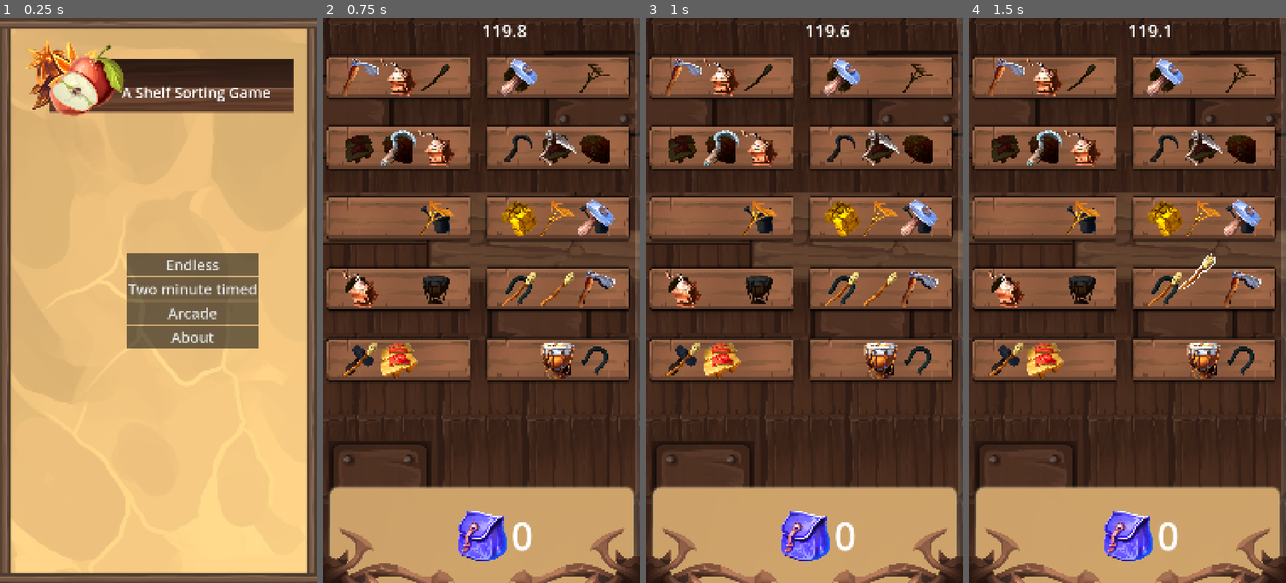
Above: before the commit, frames 1-4 (left to right).
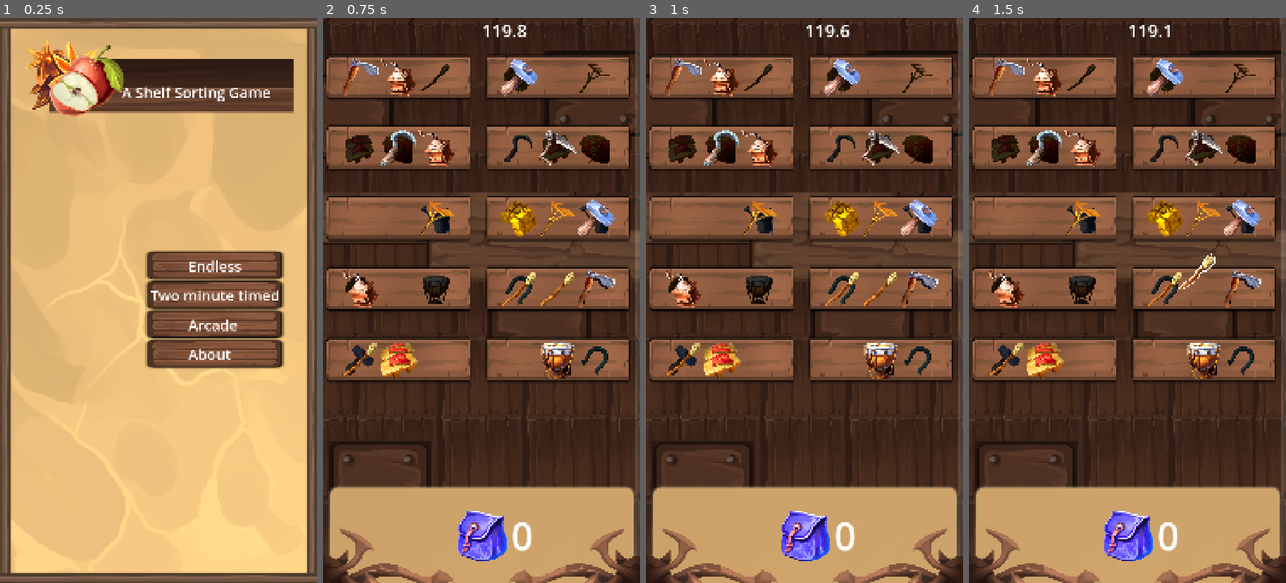
Above: after the commit, the same moments.

Repository: andrewcrisp/shelfsortinggame
Game: Godot game, scene res://scenes/game.tscn
Same seed, same stepped clock (60 frames per second), same inputs: the game is played once before the commit and once after it.
Inputs (mouse positions are in pixels of both pictures, inside the frame that each line leads up to):
- Up to frame 1 (0.25 s): no input
- Up to frame 2 (0.75 s): click (516, 289) at 0.5 s, where only the run before the commit has a clickable "Two minute timed"
- Up to frame 3 (1 s): no input
- Up to frame 4 (1.5 s): move the mouse to (1197, 272) at 1.27 s; press the mouse at (1197, 272) at 1.28 s

The runs differ from the first frame. In frame 1, 7.7% of the frame differs, in the area x 40-90%, y 41-62%; in frame 2, nothing differs; in frame 3, nothing differs; in frame 4, nothing differs.

Commit message:
Make start menu buttons into textures

Diff:
--- a/project.godot
+++ b/project.godot
@@ -18,6 +18,10 @@
 [autoload]
 
 Globals="*res://scripts/Globals.gd"
+
+[debug]
+
+gdscript/warnings/integer_division=0
 
 [display]
 
--- a/scenes/menus/starting_menu.tscn
+++ b/scenes/menus/starting_menu.tscn
@@ -1,6 +1,7 @@
-[gd_scene load_steps=2 format=3 uid="uid://cb0bwa4vxe8rc"]
+[gd_scene load_steps=3 format=3 uid="uid://cb0bwa4vxe8rc"]
 
 [ext_resource type="Script" uid="uid://4jlhnrt30nd2" path="res://scripts/starting_menu.gd" id="1_awdct"]
+[ext_resource type="PackedScene" uid="uid://vo1vo0ydaemw" path="res://scenes/ui/mode_button.tscn" id="3_pd0ss"]
 
 [node name="Level" type="Node2D"]
 script = ExtResource("1_awdct")
@@ -30,23 +31,18 @@
 grow_horizontal = 0
 grow_vertical = 2
 
-[node name="EndlessModeButton" type="Button" parent="Control/Menu"]
-layout_mode = 2
-theme_override_font_sizes/font_size = 50
-text = "Endless"
+[node name="EndlessModeButton" parent="Control/Menu" instance=ExtResource("3_pd0ss")]
+position = Vector2(300, 0)
+label = "Endless"
 
-[node name="TimedModeButton" type="Button" parent="Control/Menu"]
-layout_mode = 2
-theme_override_font_sizes/font_size = 50
-text = "Two minute timed
-"
+[node name="TimedModeButton" parent="Control/Menu" instance=ExtResource("3_pd0ss")]
+position = Vector2(300, 100)
+label = "Two minute timed"
 
-[node name="ArcadeModeButton" type="Button" parent="Control/Menu"]
-layout_mode = 2
-theme_override_font_sizes/font_size = 50
-text = "Arcade"
+[node name="ArcadeModeButton" parent="Control/Menu" instance=ExtResource("3_pd0ss")]
+position = Vector2(300, 200)
+label = "Arcade"
 
-[node name="AboutButton" type="Button" parent="Control/Menu"]
-layout_mode = 2
-theme_override_font_sizes/font_size = 50
-text = "About"
+[node name="AboutButton" parent="Control/Menu" instance=ExtResource("3_pd0ss")]
+position = Vector2(300, 300)
+label = "About"
--- /dev/null
+++ b/scenes/ui/mode_button.tscn
@@ -0,0 +1,38 @@
+[gd_scene load_steps=5 format=3 uid="uid://vo1vo0ydaemw"]
+
+[ext_resource type="Script" uid="uid://dvohwe5ruu68t" path="res://scripts/ui/mode_button.gd" id="1_pyqoi"]
+[ext_resource type="Texture2D" uid="uid://b2ehi60b88amq" path="res://assets/decor/s_09.png" id="2_p18f0"]
+
+[sub_resource type="LabelSettings" id="LabelSettings_tm883"]
+line_spacing = 0.0
+font_size = 50
+
+[sub_resource type="RectangleShape2D" id="RectangleShape2D_pyqoi"]
+resource_local_to_scene = true
+size = Vector2(452, 94)
+
+[node name="ModeButton" type="Node2D"]
+script = ExtResource("1_pyqoi")
+
+[node name="Sprite2D" type="Sprite2D" parent="."]
+scale = Vector2(0.6, 0.3)
+texture = ExtResource("2_p18f0")
+
+[node name="Label" type="Label" parent="."]
+anchors_preset = 8
+anchor_left = 0.5
+anchor_top = 0.5
+anchor_right = 0.5
+anchor_bottom = 0.5
+offset_left = -91.0
+offset_top = -34.5
+offset_right = 91.0
+offset_bottom = 34.5
+grow_horizontal = 2
+grow_vertical = 2
+label_settings = SubResource("LabelSettings_tm883")
+
+[node name="ClickArea" type="Area2D" parent="."]
+
+[node name="CollisionShape2D" type="CollisionShape2D" parent="ClickArea"]
+shape = SubResource("RectangleShape2D_pyqoi")
--- a/scripts/game.gd
+++ b/scripts/game.gd
@@ -85,9 +85,9 @@
 func show_starting_menu():
 	var starting_menu = load("res://scenes/menus/starting_menu.tscn").instantiate()
 	starting_menu.get_node("Control/Menu/EndlessModeButton").connect("pressed", on_endless_mode_button_pressed)
-	starting_menu.get_node("Control/Menu/AboutButton").connect("pressed", on_about_button_pressed)
 	starting_menu.get_node("Control/Menu/TimedModeButton").connect("pressed", on_timed_mode_button_pressed)
 	starting_menu.get_node("Control/Menu/ArcadeModeButton").connect("pressed", on_arcade_button_pressed)
+	starting_menu.get_node("Control/Menu/AboutButton").connect("pressed", on_about_button_pressed)
 	starting_menu.visible = true
 	starting_menu.z_index = 1
 	add_child(starting_menu)
--- a/scripts/level.gd
+++ b/scripts/level.gd
@@ -1,6 +1,6 @@
 extends Node2D
 
-signal score(points)
+#signal score(points)
 
 var carriedItem = null
 var myScoreboard: scoreboard
--- a/scripts/spawner.gd
+++ b/scripts/spawner.gd
@@ -31,7 +31,7 @@
 
 func SpawnNewItem():
 	return SpawnNewItemFromTextureList()
-	return SpawnNewItemFromScene()
+	#return SpawnNewItemFromScene()
 
 func SpawnNewItemFromTextureList():
 	var itemTexture = GetRandomItemTexture()
--- a/scripts/ui/arrow_button.gd
+++ b/scripts/ui/arrow_button.gd
@@ -5,5 +5,9 @@
 func _input(event: InputEvent) -> void:
 	if (event is InputEventMouseButton
 		|| event is InputEventScreenTouch):
-		if (event.is_pressed()):
-			emit_signal("clicked")
+		if (event.is_action_pressed("click")):
+			var localPos = to_local(event.position)
+			var boundbox:Shape2D = $ClickArea/CollisionShape2D.shape
+			if boundbox.get_rect().has_point(localPos):
+				print("Clicked arrow button")
+				emit_signal("clicked")
--- /dev/null
+++ b/scripts/ui/mode_button.gd
@@ -0,0 +1,20 @@
+class_name ModeButton extends Node2D
+
+signal pressed
+
+@export var label = ""
+
+func _ready() -> void:
+	$Label.text = label
+
+func _input(event: InputEvent) -> void:
+	if (event is InputEventMouseButton
+		|| event is InputEventScreenTouch):
+		if (event.is_action_pressed("click")
+			&& isThisItemPressed(event)):
+				emit_signal("pressed")
+
+func isThisItemPressed(event: InputEvent):
+		var localPos = to_local(event.position)
+		var boundbox:Shape2D = $ClickArea/CollisionShape2D.shape
+		return boundbox.get_rect().has_point(localPos)
Not shown, added: scripts/ui/mode_button.gd.uid
